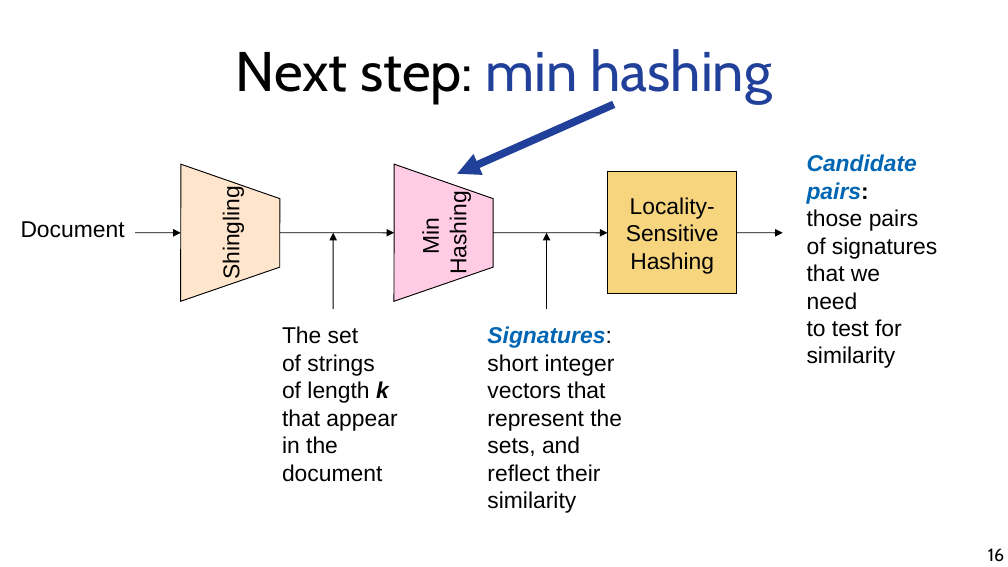
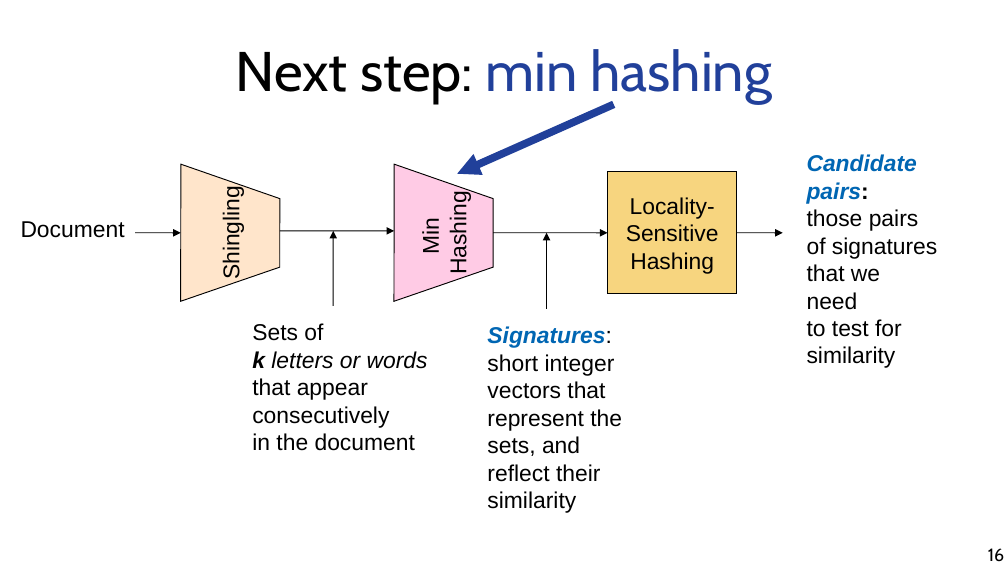
Before and after one commit to marco-calautti/data-mining-course, a slide deck: slide 16 of theory/odp/tt08_near_duplicates.odp. Drawn at 1008x567 pixels with LibreOffice and Linux fonts; fonts in the diff are those of the drawing. Boxes give left, top, right and bottom in pixels: in the first picture for what was removed or moved away, otherwise in the second. Text is boxed around its words. In the diff, an @@ line names an element or a change of style, - is before the commit and + after.

```diff
--- a/theory/odp/tt08_near_duplicates.odp
+++ b/theory/odp/tt08_near_duplicates.odp
@@ text at [252,323,428,451]: text changed @@
-The set
-of strings
-of length k
-that appear
-in the
-document
+Sets of
+k letters or words
+that appear
+consecutively
+in the document
```
Also in this commit, not shown: 1 other slide changed, 5 other files.
